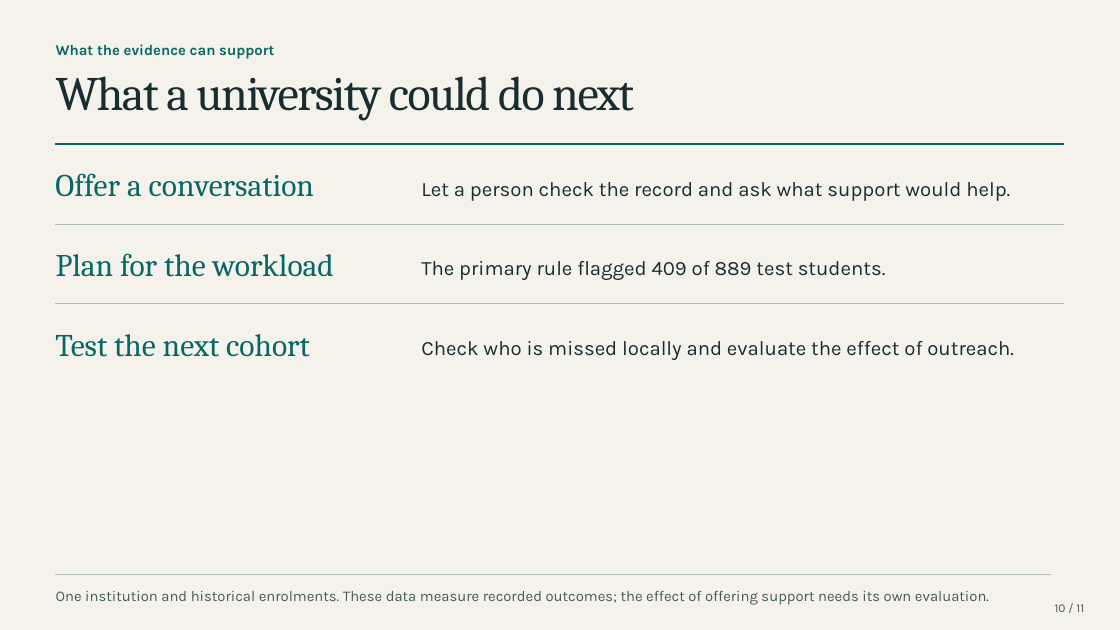
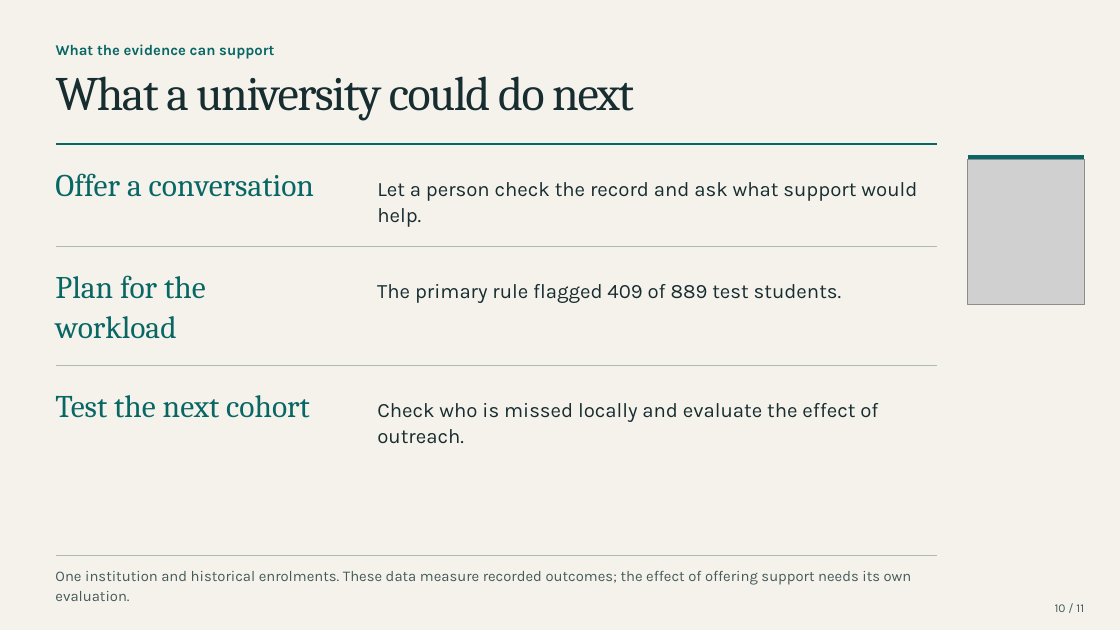
Before and after one commit to Tigershengsheng/ids-project, a slide deck: slide 10 of output/powerpoint/Student_Dropout_Presentation.pptx. Drawn at 1120x630 pixels with LibreOffice and Linux fonts; fonts in the diff are those of the drawing; grey boxes stand for pictures. Boxes give left, top, right and bottom in pixels: in the first picture for what was removed or moved away, otherwise in the second. Text is boxed around its words. In the diff, an @@ line names an element or a change of style, - is before the commit and + after.

```diff
--- a/output/powerpoint/Student_Dropout_Presentation.pptx
+++ b/output/powerpoint/Student_Dropout_Presentation.pptx
@@ freeform shape: place and size @@
-freeform shape at box(55, 144, 1065, 145)
+freeform shape at box(55, 144, 938, 145)
@@ freeform shape added at box(968, 155, 1085, 159), fill #086764 @@
@@ picture added at box(968, 160, 1085, 305) @@
@@ text at box(377, 182, 917, 201): text changed @@
-Let a person check the record and ask what support would help.
+Let a person check the record and ask what support would
@@ text added at box(377, 208, 421, 227), 17.4 pt, text #172D30 @@
+help.
@@ freeform shape: place and size @@
-freeform shape at box(55, 223, 1065, 224)
+freeform shape at box(55, 246, 938, 247)
@@ text at box(55, 275, 206, 299): text changed @@
-Plan for the workload
+Plan for the
@@ text "The primary rule flagged 409 ...": place and size @@
-text "The primary rule flagged 409 ..." at box(421, 261, 886, 280)
+text "The primary rule flagged 409 ..." at box(377, 284, 842, 303)
@@ text added at box(55, 316, 176, 339), 27 pt, text #086764 @@
+workload
@@ text "Test the next cohort": place and size @@
-text "Test the next cohort" at box(55, 334, 310, 357)
+text "Test the next cohort" at box(55, 395, 310, 418)
@@ freeform shape: place and size @@
-freeform shape at box(55, 303, 1065, 304)
+freeform shape at box(55, 365, 938, 366)
@@ text at box(377, 403, 878, 422): text changed @@
-Check who is missed locally and evaluate the effect of outreach.
+Check who is missed locally and evaluate the effect of
@@ text added at box(377, 429, 464, 444), 17.4 pt, text #172D30 @@
+outreach.
@@ freeform shape: place and size @@
-freeform shape at box(55, 575, 1051, 576)
+freeform shape at box(55, 555, 938, 556)
@@ text at box(55, 571, 880, 585): text changed @@
-One institution and historical enrolments. These data measure recorded outcomes; the effect of offering support needs its own evaluation.
+One institution and historical enrolments. These data measure recorded outcomes; the effect of offering support needs its own
@@ text added at box(55, 591, 129, 601), 12.7 pt, text #445B59 @@
+evaluation.
```
Also in this commit, not shown: 9 other slides changed, 1 slide added, 1 slide removed, 27 other files.
